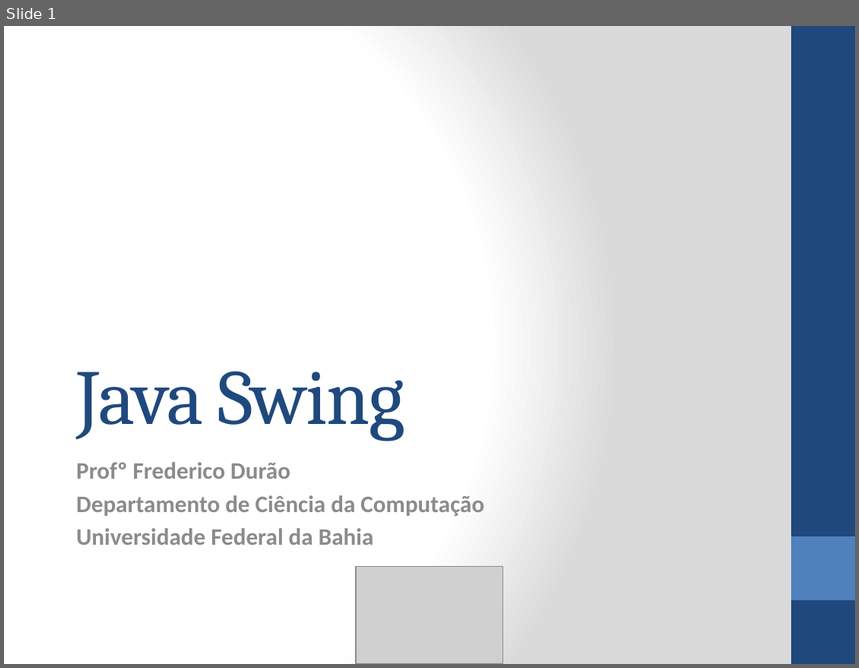
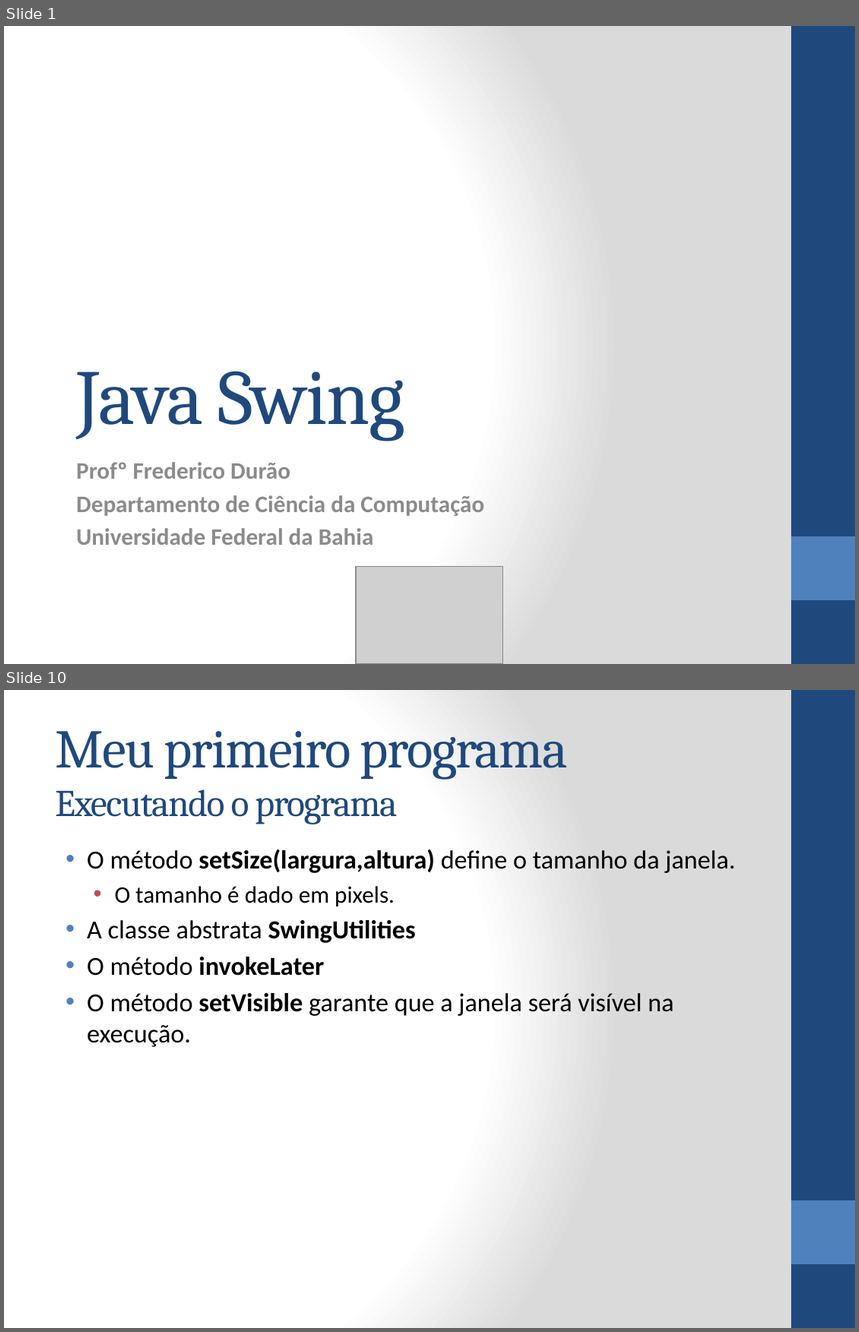
Before and after one commit to tiagogoncalves/dcc_ufba_mata55_monitoria_2014_1, a slide deck: slides/slide-swing/versão ppt/Java Swing.pptx. Shown one above the other, each under a label of ours: slide 1 before the commit, slides 1 and 10 after it; the slides between them are not shown. The pictures are 859x668 and 859x1332 pixels, drawn with LibreOffice and Linux fonts; fonts in the diff are those of the drawing; grey boxes stand for pictures. Boxes give left, top, right and bottom in pixels: in the first picture for what was removed or moved away, otherwise in the second. Text is boxed around its words. In the diff, an @@ line names an element or a change of style, - is before the commit and + after.

```diff
--- a/slides/slide-swing/versão ppt/Java Swing.pptx
+++ b/slides/slide-swing/versão ppt/Java Swing.pptx
@@ slide 10 added at (x1=4, y1=690, x2=855, y2=1328), background gradient #FFFFFF to #DADADA; not listed: 2 template elements that a slide beside it also shows @@
@@ title added at (x1=55, y1=731, x2=568, y2=825), 46 pt, text #1F497D @@
+Meu primeiro programa
+Executando o programa
@@ text added at (x1=87, y1=850, x2=735, y2=1047), 22 pt, text #000000 @@
+• O método setSize(largura,altura) define o tamanho da janela.
+  • O tamanho é dado em pixels.
+• A classe abstrata SwingUtilities
+• O método invokeLater
+• O método setVisible garante que a janela será visível na execução.
```
Also in this commit, not shown: 52 other slides added, 2 slides removed, 3 other files.
